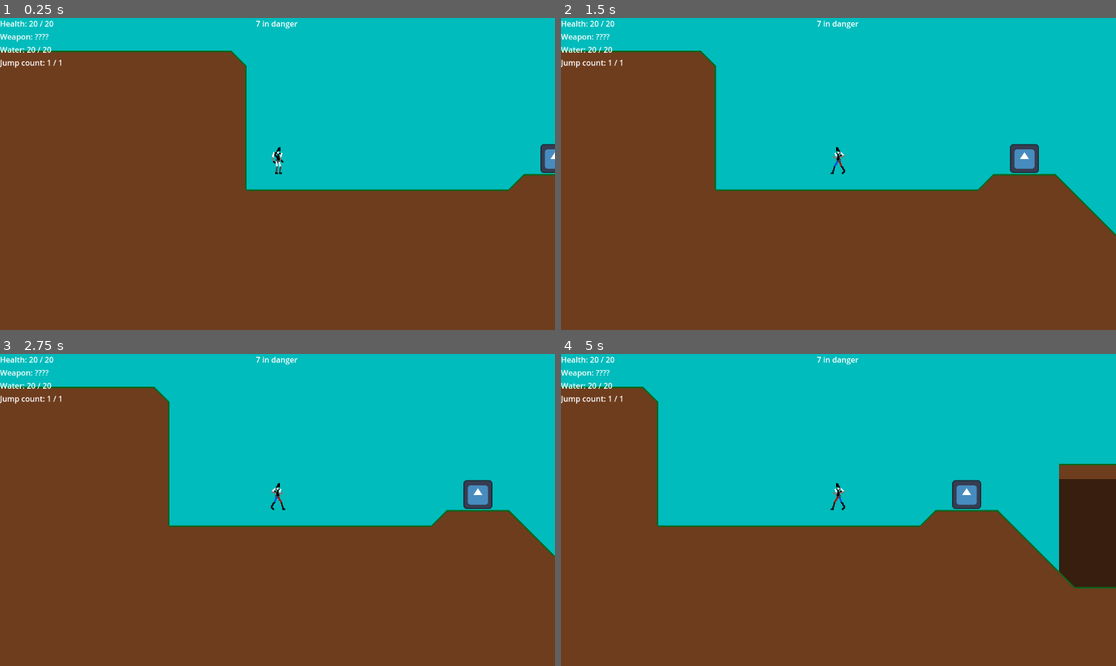
Above: before the commit, frames 1-4 (two rows, left to right).
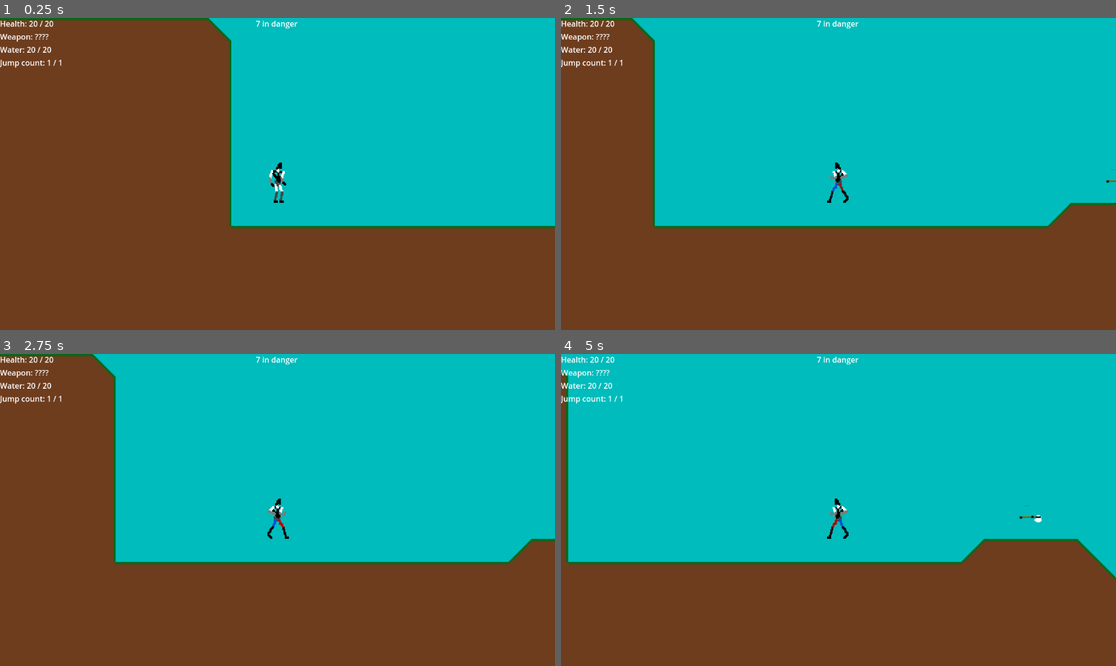
Above: after the commit, the same moments.

Repository: Chilly55/Realm-of-Rouges-Final
Game: Godot game, scene res://scenes/levels/Level_one.tscn
The game is run twice, just before and just after one commit, with the same random seed, the same clock (stepped at 60 frames per second) and the same inputs. The engine's default icon, where the game draws it, is replaced by a stand-in: a white triangle on a blue panel in a dark square.
Inputs (mouse positions are in pixels of both pictures, inside the frame that each line leads up to):
- Up to frame 1 (0.25 s): no input
- Up to frame 2 (1.5 s): tap Enter at 0.5 s; move the mouse to (960, 158) at 0.52 s; hold E (interact) 0.53-1.28 s; hold D (right) from 0.53 s (still down); tap W (jump) at 0.77 s; move the mouse to (727, 189) at 1.27 s; click (727, 189) at 1.35 s
- Up to frame 3 (2.75 s): tap W (jump) at 1.52 s; tap E (interact) at 1.55 s; move the mouse to (333, 441) at 2.02 s; release D (right) at 2.03 s; hold A (left) from 2.03 s (still down); hold E (interact) from 2.03 s (still down)
- Up to frame 4 (5 s): move the mouse to (810, 572) at 2.77 s; release A (left) at 2.78 s; release E (interact) at 2.78 s; hold D (right) 2.78-4.28 s; tap Mouse wheel down (last weapon) at 2.85 s; tap W (jump) at 3.02, 3.77, 4.52 s; tap E (interact) at 3.05, 3.8, 4.35 s; move the mouse to (1005, 556) at 3.52 s; hold Mouse wheel up (next weapon) 3.53-4.28 s; move the mouse to (672, 463) at 4.27 s; hold A (left) from 4.28 s (still down)

The runs differ from the first frame. In frame 1, 14% of the frame differs, in the area x 0-100%, y 0-68%; in frame 2, 18%; in frame 3, 17%; in frame 4, 23%, in the area x 0-100%, y 4-76%.
Error before the commit: Invalid operands 'float' and 'Vector2' in operator '-'. (res://scripts/actors/Player.gd:106)
Error after the commit: Invalid operands 'float' and 'Vector2' in operator '-'. (res://scripts/actors/Player.gd:108)

Commit message:
0.4

Diff:
--- a/NPC.gd
+++ b/NPC.gd
@@ -1,6 +1,7 @@
 extends CharacterBody2D
 @onready var timer = $Timer
 @onready var dialogue_box = $"Dialogue Box"
+@onready var animated_sprite_2d = $AnimatedSprite2D
 
 enum {
 	IDLE,
@@ -24,10 +25,11 @@
 func move(delta):
 	position =+ dir * speed * delta
 
-func interaction():
+func interaction(a_position:Vector2):
 	dialogue_box._npc_interaction()
 	dialogue_box.visible = true
 	timer.start()
+	animated_sprite_2d.flip_h = true if a_position.x < global_position.x else false
 
 func choose(array):
 	array.shuffle()
--- a/resources/Items/abilities/Axe.tres
+++ b/resources/Items/abilities/Axe.tres
@@ -1,8 +1,16 @@
-[gd_resource type="Resource" script_class="ItemResource" load_steps=4 format=3 uid="uid://buj8bxysewgwm"]
+[gd_resource type="Resource" script_class="ItemResource" load_steps=6 format=3 uid="uid://buj8bxysewgwm"]
 
 [ext_resource type="Script" path="res://scripts/resources/ItemResource.gd" id="1_8euhi"]
 [ext_resource type="Resource" uid="uid://c3t4mpv2p8fm0" path="res://resources/Projectiles/Axe.tres" id="1_cax11"]
-[ext_resource type="Texture2D" uid="uid://ccn1vtotoo544" path="res://icon.svg" id="2_wtpvn"]
+[ext_resource type="Texture2D" uid="uid://5l4h3prq1jmg" path="res://assets/sprites/Tilesets/Player.png" id="2_6tpf4"]
+
+[sub_resource type="AtlasTexture" id="AtlasTexture_qairo"]
+atlas = ExtResource("2_6tpf4")
+region = Rect2(256, 64, 32, 32)
+
+[sub_resource type="AtlasTexture" id="AtlasTexture_5ed0a"]
+atlas = ExtResource("2_6tpf4")
+region = Rect2(256, 64, 32, 32)
 
 [resource]
 script = ExtResource("1_8euhi")
@@ -12,5 +20,5 @@
 double_jump = true
 _projectile = ExtResource("1_cax11")
 ammo_type = "none"
-pick_up_sprite = ExtResource("2_wtpvn")
-weapon_sprite = ExtResource("2_wtpvn")
+pick_up_sprite = SubResource("AtlasTexture_qairo")
+weapon_sprite = SubResource("AtlasTexture_5ed0a")
--- a/resources/Items/abilities/Hose.tres
+++ b/resources/Items/abilities/Hose.tres
@@ -1,8 +1,12 @@
-[gd_resource type="Resource" script_class="ItemResource" load_steps=4 format=3 uid="uid://dw38bbfqy2qu6"]
+[gd_resource type="Resource" script_class="ItemResource" load_steps=5 format=3 uid="uid://dw38bbfqy2qu6"]
 
 [ext_resource type="Script" path="res://scripts/resources/ItemResource.gd" id="1_3fm70"]
 [ext_resource type="Resource" uid="uid://wjwmjxtnjmmu" path="res://resources/Projectiles/Water.tres" id="1_pm3i7"]
-[ext_resource type="Texture2D" uid="uid://ccn1vtotoo544" path="res://icon.svg" id="2_0c7uu"]
+[ext_resource type="Texture2D" uid="uid://5l4h3prq1jmg" path="res://assets/sprites/Tilesets/Player.png" id="2_dfltv"]
+
+[sub_resource type="AtlasTexture" id="AtlasTexture_vx5px"]
+atlas = ExtResource("2_dfltv")
+region = Rect2(256, 96, 32, 32)
 
 [resource]
 script = ExtResource("1_3fm70")
@@ -12,5 +16,5 @@
 double_jump = true
 _projectile = ExtResource("1_pm3i7")
 ammo_type = "water"
-pick_up_sprite = ExtResource("2_0c7uu")
-weapon_sprite = ExtResource("2_0c7uu")
+pick_up_sprite = SubResource("AtlasTexture_vx5px")
+weapon_sprite = SubResource("AtlasTexture_vx5px")
--- a/resources/Items/abilities/WaterContainer.tres
+++ b/resources/Items/abilities/WaterContainer.tres
@@ -1,7 +1,11 @@
-[gd_resource type="Resource" script_class="ItemResource" load_steps=3 format=3 uid="uid://bhi7y254w0hge"]
+[gd_resource type="Resource" script_class="ItemResource" load_steps=4 format=3 uid="uid://bhi7y254w0hge"]
 
 [ext_resource type="Script" path="res://scripts/resources/ItemResource.gd" id="1_r176t"]
-[ext_resource type="Texture2D" uid="uid://ccn1vtotoo544" path="res://icon.svg" id="1_vswd6"]
+[ext_resource type="Texture2D" uid="uid://5l4h3prq1jmg" path="res://assets/sprites/Tilesets/Player.png" id="1_vmd6h"]
+
+[sub_resource type="AtlasTexture" id="AtlasTexture_5kybf"]
+atlas = ExtResource("1_vmd6h")
+region = Rect2(160, 64, 32, 32)
 
 [resource]
 script = ExtResource("1_r176t")
@@ -10,4 +14,4 @@
 unlock_water = true
 double_jump = true
 ammo_type = "none"
-pick_up_sprite = ExtResource("1_vswd6")
+pick_up_sprite = SubResource("AtlasTexture_5kybf")
--- a/resources/Items/collectables/debug_collectable.tres
+++ b/resources/Items/collectables/debug_collectable.tres
@@ -1,8 +1,13 @@
-[gd_resource type="Resource" script_class="ItemResource" load_steps=4 format=3 uid="uid://cw2q1uv8dlxq5"]
+[gd_resource type="Resource" script_class="ItemResource" load_steps=6 format=3 uid="uid://cw2q1uv8dlxq5"]
 
 [ext_resource type="Resource" uid="uid://wjwmjxtnjmmu" path="res://resources/Projectiles/Water.tres" id="1_yeid5"]
+[ext_resource type="Texture2D" uid="uid://5l4h3prq1jmg" path="res://assets/sprites/Tilesets/Player.png" id="2_iqxf0"]
 [ext_resource type="Texture2D" uid="uid://ccn1vtotoo544" path="res://icon.svg" id="2_vcpch"]
 [ext_resource type="Script" path="res://scripts/resources/ItemResource.gd" id="3_wn7fq"]
+
+[sub_resource type="AtlasTexture" id="AtlasTexture_c41ao"]
+atlas = ExtResource("2_iqxf0")
+region = Rect2(193, 64, 32, 64)
 
 [resource]
 script = ExtResource("3_wn7fq")
@@ -11,5 +16,6 @@
 unlock_water = true
 double_jump = true
 _projectile = ExtResource("1_yeid5")
-pick_up_sprite = ExtResource("2_vcpch")
+ammo_type = "none"
+pick_up_sprite = SubResource("AtlasTexture_c41ao")
 weapon_sprite = ExtResource("2_vcpch")
--- a/resources/Projectiles/Axe.tres
+++ b/resources/Projectiles/Axe.tres
@@ -1,8 +1,13 @@
-[gd_resource type="Resource" script_class="ProjectileResource" load_steps=4 format=3 uid="uid://c3t4mpv2p8fm0"]
+[gd_resource type="Resource" script_class="ProjectileResource" load_steps=6 format=3 uid="uid://c3t4mpv2p8fm0"]
 
 [ext_resource type="Script" path="res://scripts/resources/ProjectileResource.gd" id="1_a4hk1"]
 [ext_resource type="AudioStream" uid="uid://8p73v2jvcu32" path="res://Sound Effects/axe_strike/axe strike.mp3" id="1_gnwkd"]
 [ext_resource type="AudioStream" uid="uid://chw3b5pke5thn" path="res://Sound Effects/axe_swing/axe swing.mp3" id="3_5mggt"]
+[ext_resource type="Texture2D" uid="uid://5l4h3prq1jmg" path="res://assets/sprites/Tilesets/Player.png" id="4_igif1"]
+
+[sub_resource type="AtlasTexture" id="AtlasTexture_3ejrs"]
+atlas = ExtResource("4_igif1")
+region = Rect2(224, 160, 32, 32)
 
 [resource]
 script = ExtResource("1_a4hk1")
@@ -12,3 +17,4 @@
 gravity = 0.0
 spawn_sound = ExtResource("3_5mggt")
 hit_sound = ExtResource("1_gnwkd")
+sprite = SubResource("AtlasTexture_3ejrs")
--- a/resources/Projectiles/Water.tres
+++ b/resources/Projectiles/Water.tres
@@ -1,7 +1,12 @@
-[gd_resource type="Resource" script_class="ProjectileResource" load_steps=3 format=3 uid="uid://wjwmjxtnjmmu"]
+[gd_resource type="Resource" script_class="ProjectileResource" load_steps=5 format=3 uid="uid://wjwmjxtnjmmu"]
 
 [ext_resource type="AudioStream" uid="uid://bwbclngur6h2o" path="res://Sound Effects/water/water-splash-80537.mp3" id="1_r8hg3"]
 [ext_resource type="Script" path="res://scripts/resources/ProjectileResource.gd" id="1_tdpr0"]
+[ext_resource type="Texture2D" uid="uid://5l4h3prq1jmg" path="res://assets/sprites/Tilesets/Player.png" id="3_ouo8f"]
+
+[sub_resource type="AtlasTexture" id="AtlasTexture_sx22s"]
+atlas = ExtResource("3_ouo8f")
+region = Rect2(224, 192, 32, 32)
 
 [resource]
 script = ExtResource("1_tdpr0")
@@ -10,3 +15,4 @@
 distance = 10000
 gravity = 1.0
 hit_sound = ExtResource("1_r8hg3")
+sprite = SubResource("AtlasTexture_sx22s")
--- a/scenes/actors/Player.tscn
+++ b/scenes/actors/Player.tscn
@@ -7,6 +7,10 @@
 [ext_resource type="PackedScene" uid="uid://bivbtviy0fawf" path="res://scenes/items/Pointer.tscn" id="5_4j5vs"]
 [ext_resource type="AudioStream" uid="uid://bwbclngur6h2o" path="res://Sound Effects/water/water-splash-80537.mp3" id="6_qjaqy"]
 
+[sub_resource type="AtlasTexture" id="AtlasTexture_5kybf"]
+atlas = ExtResource("3_gcnxs")
+region = Rect2(160, 64, 32, 32)
+
 [sub_resource type="AtlasTexture" id="AtlasTexture_wir4k"]
 atlas = ExtResource("3_gcnxs")
 region = Rect2(0, 0, 32, 64)
@@ -100,6 +104,12 @@
 collision_layer = 2
 script = ExtResource("1_pe5nh")
 _actor_resource = ExtResource("4_jj8wt")
+
+[node name="Pack" type="Sprite2D" parent="."]
+visible = false
+texture_filter = 1
+position = Vector2(0, -48)
+texture = SubResource("AtlasTexture_5kybf")
 
 [node name="Sprite2D" type="AnimatedSprite2D" parent="."]
 texture_filter = 1
@@ -168,6 +178,8 @@
 texture = SubResource("AtlasTexture_cx63u")
 
 [node name="Camera2D" type="Camera2D" parent="."]
+position = Vector2(0, -40)
+zoom = Vector2(1.5, 1.5)
 
 [node name="InteractionArea" type="Area2D" parent="."]
 collision_layer = 0
--- a/scenes/actors/dialogue_box.tscn
+++ b/scenes/actors/dialogue_box.tscn
@@ -30,6 +30,7 @@
 text = "Villager"
 
 [node name="Chat" type="RichTextLabel" parent="NinePatchRect"]
+layout_mode = 0
 offset_left = 22.0
 offset_top = 27.0
 offset_right = 390.0
--- a/scenes/actors/goblin.tscn
+++ b/scenes/actors/goblin.tscn
@@ -1,13 +1,17 @@
-[gd_scene load_steps=13 format=3 uid="uid://drj0y0bat3plp"]
+[gd_scene load_steps=16 format=3 uid="uid://drj0y0bat3plp"]
 
 [ext_resource type="Script" path="res://scripts/actors/goblin.gd" id="1_fyay3"]
 [ext_resource type="AudioStream" uid="uid://bprwba3wfm0n0" path="res://Sound Effects/fireball/fireball.mp3" id="2_88nk8"]
-[ext_resource type="Texture2D" uid="uid://ccn1vtotoo544" path="res://icon.svg" id="2_ieei5"]
 [ext_resource type="Script" path="res://scripts/resources/ProjectileResource.gd" id="2_j7oio"]
 [ext_resource type="PackedScene" uid="uid://bivbtviy0fawf" path="res://scenes/items/Pointer.tscn" id="3_jwq71"]
 [ext_resource type="Script" path="res://scripts/resources/ItemResource.gd" id="3_wdogx"]
 [ext_resource type="AudioStream" uid="uid://chw3b5pke5thn" path="res://Sound Effects/axe_swing/axe swing.mp3" id="4_moc7r"]
 [ext_resource type="Resource" uid="uid://f81326y8srsq" path="res://resources/actors/goblin.tres" id="5_qbsfp"]
+[ext_resource type="Texture2D" uid="uid://5l4h3prq1jmg" path="res://assets/sprites/Tilesets/Player.png" id="6_vtt7u"]
+
+[sub_resource type="AtlasTexture" id="AtlasTexture_yh57j"]
+atlas = ExtResource("6_vtt7u")
+region = Rect2(256, 192, 32, 32)
 
 [sub_resource type="Resource" id="Resource_t2xee"]
 script = ExtResource("2_j7oio")
@@ -17,6 +21,11 @@
 gravity = 0.0
 spawn_sound = ExtResource("4_moc7r")
 hit_sound = ExtResource("2_88nk8")
+sprite = SubResource("AtlasTexture_yh57j")
+
+[sub_resource type="AtlasTexture" id="AtlasTexture_d2mcy"]
+atlas = ExtResource("6_vtt7u")
+region = Rect2(256, 160, 32, 32)
 
 [sub_resource type="Resource" id="Resource_qf1sb"]
 script = ExtResource("3_wdogx")
@@ -26,6 +35,11 @@
 double_jump = true
 _projectile = SubResource("Resource_t2xee")
 ammo_type = "none"
+weapon_sprite = SubResource("AtlasTexture_d2mcy")
+
+[sub_resource type="AtlasTexture" id="AtlasTexture_bv8k4"]
+atlas = ExtResource("6_vtt7u")
+region = Rect2(0, 192, 32, 32)
 
 [sub_resource type="CircleShape2D" id="CircleShape2D_x18md"]
 radius = 200.0
@@ -41,8 +55,7 @@
 
 [node name="Sprite2D" type="Sprite2D" parent="."]
 position = Vector2(0, -11)
-scale = Vector2(0.18, 0.18)
-texture = ExtResource("2_ieei5")
+texture = SubResource("AtlasTexture_bv8k4")
 
 [node name="Pointer" parent="." instance=ExtResource("3_jwq71")]
 position = Vector2(0, -11)
--- a/scenes/actors/npc.tscn
+++ b/scenes/actors/npc.tscn
@@ -1,14 +1,18 @@
-[gd_scene load_steps=6 format=3 uid="uid://ctqr8tkijrci2"]
+[gd_scene load_steps=7 format=3 uid="uid://ctqr8tkijrci2"]
 
 [ext_resource type="Script" path="res://NPC.gd" id="1_vm2kl"]
-[ext_resource type="Texture2D" uid="uid://ccn1vtotoo544" path="res://icon.svg" id="2_looxt"]
+[ext_resource type="Texture2D" uid="uid://5l4h3prq1jmg" path="res://assets/sprites/Tilesets/Player.png" id="2_ha8nl"]
 [ext_resource type="PackedScene" uid="uid://ceulnjhkk665c" path="res://scenes/actors/dialogue_box.tscn" id="3_rg8dx"]
+
+[sub_resource type="AtlasTexture" id="AtlasTexture_dsmec"]
+atlas = ExtResource("2_ha8nl")
+region = Rect2(224, 64, 32, 64)
 
 [sub_resource type="SpriteFrames" id="SpriteFrames_pp4r5"]
 animations = [{
 "frames": [{
 "duration": 1.0,
-"texture": ExtResource("2_looxt")
+"texture": SubResource("AtlasTexture_dsmec")
 }],
 "loop": true,
 "name": &"IDLE",
@@ -16,7 +20,7 @@
 }]
 
 [sub_resource type="RectangleShape2D" id="RectangleShape2D_gs5oj"]
-size = Vector2(128, 126)
+size = Vector2(27, 58)
 
 [node name="NPC" type="CharacterBody2D"]
 collision_layer = 32
@@ -24,11 +28,13 @@
 script = ExtResource("1_vm2kl")
 
 [node name="AnimatedSprite2D" type="AnimatedSprite2D" parent="."]
+texture_filter = 1
+position = Vector2(0, -32)
 sprite_frames = SubResource("SpriteFrames_pp4r5")
 animation = &"IDLE"
 
 [node name="CollisionShape2D" type="CollisionShape2D" parent="."]
-position = Vector2(1, 1)
+position = Vector2(-0.5, -29)
 shape = SubResource("RectangleShape2D_gs5oj")
 
 [node name="Timer" type="Timer" parent="."]
--- a/scenes/interactable/water_fountain.tscn
+++ b/scenes/interactable/water_fountain.tscn
@@ -1,13 +1,17 @@
-[gd_scene load_steps=5 format=3 uid="uid://cdt51o7td317i"]
+[gd_scene load_steps=6 format=3 uid="uid://cdt51o7td317i"]
 
 [ext_resource type="Script" path="res://scripts/interactable/WaterFountain.gd" id="1_bhwry"]
-[ext_resource type="Texture2D" uid="uid://ccn1vtotoo544" path="res://icon.svg" id="2_hpmj2"]
+[ext_resource type="Texture2D" uid="uid://836h58uh0vcy" path="res://assets/sprites/Tilesets/Terrian.png" id="2_jhife"]
+
+[sub_resource type="AtlasTexture" id="AtlasTexture_c4yx1"]
+atlas = ExtResource("2_jhife")
+region = Rect2(0, 96, 64, 64)
 
 [sub_resource type="RectangleShape2D" id="RectangleShape2D_fhrou"]
-size = Vector2(94, 168)
+size = Vector2(64, 49)
 
 [sub_resource type="RectangleShape2D" id="RectangleShape2D_7s6ct"]
-size = Vector2(97, 174)
+size = Vector2(64, 48)
 
 [node name="WaterFountain" type="StaticBody2D"]
 collision_layer = 16
@@ -15,12 +19,12 @@
 script = ExtResource("1_bhwry")
 
 [node name="Sprite2D" type="Sprite2D" parent="."]
-position = Vector2(0, -83)
-scale = Vector2(0.729838, 1.30363)
-texture = ExtResource("2_hpmj2")
+texture_filter = 1
+position = Vector2(0, -32)
+texture = SubResource("AtlasTexture_c4yx1")
 
 [node name="CollisionShape2D" type="CollisionShape2D" parent="."]
-position = Vector2(0, -83)
+position = Vector2(0, -23.5)
 shape = SubResource("RectangleShape2D_fhrou")
 
 [node name="Area2D" type="Area2D" parent="."]
@@ -29,6 +33,7 @@
 collision_mask = 2
 
 [node name="CollisionShape2D" type="CollisionShape2D" parent="Area2D"]
+position = Vector2(0, 59)
 shape = SubResource("RectangleShape2D_7s6ct")
 
 [connection signal="body_entered" from="Area2D" to="." method="_on_area_2d_body_entered"]
--- a/scenes/items/ItemHolder.tscn
+++ b/scenes/items/ItemHolder.tscn
@@ -12,8 +12,9 @@
 script = ExtResource("1_mvhas")
 
 [node name="Sprite2D" type="Sprite2D" parent="."]
-scale = Vector2(0.47, 0.47)
+position = Vector2(0, -30)
 texture = ExtResource("1_wqhbq")
 
 [node name="CollisionShape2D" type="CollisionShape2D" parent="."]
+position = Vector2(0, -31)
 shape = SubResource("RectangleShape2D_frj2n")
--- a/scenes/items/Pointer.tscn
+++ b/scenes/items/Pointer.tscn
@@ -12,7 +12,7 @@
 script = ExtResource("1_nny07")
 
 [node name="Sprite2D" type="Sprite2D" parent="."]
-scale = Vector2(0.42, 0.03)
+texture_filter = 1
 texture = ExtResource("1_30m1l")
 
 [node name="CollisionShape2D" type="CollisionShape2D" parent="."]
--- a/scenes/items/base_projectile.tscn
+++ b/scenes/items/base_projectile.tscn
@@ -1,7 +1,6 @@
-[gd_scene load_steps=6 format=3 uid="uid://bvm3yvcklw1m3"]
+[gd_scene load_steps=5 format=3 uid="uid://bvm3yvcklw1m3"]
 
 [ext_resource type="Script" path="res://scripts/projectiles/base_projectile.gd" id="1_iihb1"]
-[ext_resource type="Resource" uid="uid://c3t4mpv2p8fm0" path="res://resources/Projectiles/Axe.tres" id="2_eht3f"]
 [ext_resource type="Texture2D" uid="uid://ccn1vtotoo544" path="res://icon.svg" id="3_l04q2"]
 
 [sub_resource type="CircleShape2D" id="CircleShape2D_qxu5g"]
@@ -13,11 +12,10 @@
 [node name="BaseProjectile" type="RigidBody2D" node_paths=PackedStringArray("projectile_collison_box")]
 collision_layer = 0
 script = ExtResource("1_iihb1")
-_projectile_resource = ExtResource("2_eht3f")
 projectile_collison_box = NodePath("Area2D")
 
 [node name="Sprite2D" type="Sprite2D" parent="."]
-scale = Vector2(0.105, 0.105)
+texture_filter = 1
 texture = ExtResource("3_l04q2")
 
 [node name="CollisionShape2D" type="CollisionShape2D" parent="."]
--- a/scenes/levels/Level_one.tscn
+++ b/scenes/levels/Level_one.tscn
@@ -108,8 +108,11 @@
 [node name="WaterFountain" parent="." instance=ExtResource("3_y1txd")]
 position = Vector2(2752, 448)
 
+[node name="WaterFountain2" parent="." instance=ExtResource("3_y1txd")]
+position = Vector2(4832, -352)
+
 [node name="NPC" parent="." instance=ExtResource("13_iumev")]
-position = Vector2(2512, 352)
+position = Vector2(2512, 416)
 
 [node name="Dialogue Box" parent="NPC" index="3" node_paths=PackedStringArray("map")]
 map = NodePath("../..")
@@ -137,15 +140,15 @@
 position = Vector2(1328, 240)
 
 [node name="ItemHolder" parent="." instance=ExtResource("7_8bsbp")]
-position = Vector2(832, 384)
+position = Vector2(832, 416)
 _item = ExtResource("8_kapw6")
 
 [node name="ItemHolder2" parent="." instance=ExtResource("7_8bsbp")]
-position = Vector2(5280, 384)
+position = Vector2(5280, 416)
 _item = ExtResource("9_tjn24")
 
 [node name="ItemHolder3" parent="." instance=ExtResource("7_8bsbp")]
-position = Vector2(4656, -416)
+position = Vector2(4656, -384)
 _item = ExtResource("10_x26yr")
 
 [node name="Slime Enemy2" parent="." instance=ExtResource("4_cb878")]
@@ -179,31 +182,31 @@
 position = Vector2(3184, -288)
 
 [node name="ItemHolder4" parent="." instance=ExtResource("7_8bsbp")]
-position = Vector2(4048, 672)
+position = Vector2(4048, 704)
 _item = ExtResource("12_fx66b")
 
 [node name="ItemHolder5" parent="." instance=ExtResource("7_8bsbp")]
-position = Vector2(4240, 672)
+position = Vector2(4240, 704)
 _item = ExtResource("12_fx66b")
 
 [node name="ItemHolder6" parent="." instance=ExtResource("7_8bsbp")]
-position = Vector2(5392, 384)
+position = Vector2(5392, 416)
 _item = ExtResource("12_fx66b")
 
 [node name="ItemHolder7" parent="." instance=ExtResource("7_8bsbp")]
-position = Vector2(5824, -160)
+position = Vector2(5824, -128)
 _item = ExtResource("12_fx66b")
 
 [node name="ItemHolder8" parent="." instance=ExtResource("7_8bsbp")]
-position = Vector2(3360, -320)
+position = Vector2(3360, -288)
 _item = ExtResource("12_fx66b")
 
 [node name="ItemHolder9" parent="." instance=ExtResource("7_8bsbp")]
-position = Vector2(3040, -320)
+position = Vector2(3040, -288)
 _item = ExtResource("12_fx66b")
 
 [node name="ItemHolder10" parent="." instance=ExtResource("7_8bsbp")]
-position = Vector2(4544, -384)
+position = Vector2(4544, -352)
 _item = ExtResource("12_fx66b")
 
 [editable path="NPC"]
--- a/scripts/actors/Player.gd
+++ b/scripts/actors/Player.gd
@@ -40,8 +40,10 @@
 @onready var sprite_2d := $Sprite2D
 @onready var sprite_2d_2 = $Sprite2D2
 @onready var interaction_area:Area2D = $InteractionArea
+@onready var pack = $Pack
 
 @onready var pointer:Pointer = $Pointer
+@onready var respawn_point:= global_position
 
 signal jump_change()
 signal water_compacity_change()
@@ -77,7 +79,7 @@
 
 	if event.is_action_pressed("interact") and interaction_area.has_overlapping_bodies():
 		var interactable = interaction_area.get_overlapping_bodies()[0]
-		interactable.interaction()
+		interactable.interaction(global_position)
 
 
 func _physics_process(delta):
@@ -123,6 +125,7 @@
 	var corrected_direction = 1 if point_direction > 0 else -1
 	sprite_2d.flip_h = true if corrected_direction == 1 else false
 	sprite_2d_2.flip_v = true if corrected_direction == 1 else false
+	pack.flip_h = true if corrected_direction == 1 else false
 
 	var speed_dis = clamp((face_direction * corrected_direction) * -1, -1, 1)
 	if velocity.x != 0:
@@ -147,7 +150,7 @@
 	if _weapons.size() == 0:
 		pointer.disable_pointer(true)
 	else:
-		pointer.change_projectile(get_current_gun()._projectile)
+		pointer.change_projectile(get_current_gun()._projectile,get_current_gun().weapon_sprite)
 		weapon.text = "Weapon: %s" % _weapons[weapon_index].item_name
 
 
@@ -178,8 +181,14 @@
 	if item.item_type == "ability" and item not in _abilities:  # if the item is an ability
 		_abilities.append(item)
 		if item.unlock_water:
+			pack.visible = true
 			can_use_water = true
 		if item.double_jump:
 			jump_count_max += 1
 
 	body.queue_free()
+
+func die():
+	super()
+	change_health(max_health)
+	global_position = respawn_point
--- a/scripts/actors/goblin.gd
+++ b/scripts/actors/goblin.gd
@@ -11,18 +11,20 @@
 
 const SPEED = 300.0
 const JUMP_VELOCITY = -400.0
+@onready var sprite_2d = $Sprite2D
 
 # Get the gravity from the project settings to be synced with RigidBody nodes.
 var gravity = ProjectSettings.get_setting("physics/2d/default_gravity")
 
 func _ready():
 	super()
-	pointer.change_projectile(_weapon._projectile)
+	pointer.change_projectile(_weapon._projectile, _weapon.weapon_sprite)
 
 func _physics_process(delta):
 	if target:
 		var target_position = target.global_position + Vector2(0, -32)
 		pointer.point_pointer(target_position)
+		sprite_2d.flip_h = true if target_position.x < global_position.x else false
 		if can_fire:
 			pointer.fire(target_position)
 			can_fire = false
--- a/scripts/interactable/WaterFountain.gd
+++ b/scripts/interactable/WaterFountain.gd
@@ -23,6 +23,8 @@
 
 func _on_area_2d_body_entered(body):
 	player = body
+	var new_respawn = Vector2(global_position.x, global_position.y - 15)
+	player.respawn_point = new_respawn if player.respawn_point != new_respawn else player.respawn_point
 	timer.start()
 
 
--- a/scripts/items/Pointer.gd
+++ b/scripts/items/Pointer.gd
@@ -10,11 +10,17 @@
 var projectile:ProjectileResource
 var disabled = true
 
+func _process(delta):
+	var point_direction = (global_position - emitter.global_position).normalized().x
+	sprite_2d.flip_v = true if point_direction > 0 else false
+
 func disable_pointer(disable:bool):
 	disabled = disable
 	sprite_2d.visible = !disable
 
-func change_projectile(projectile_resource:ProjectileResource):
+func change_projectile(projectile_resource:ProjectileResource, texture:Texture):
+	if texture:
+		sprite_2d.texture = texture
 	projectile = projectile_resource
 	disable_pointer(false)
 
--- a/scripts/projectiles/base_projectile.gd
+++ b/scripts/projectiles/base_projectile.gd
@@ -7,14 +7,18 @@
 @export var projectile_force : float
 @export_flags_2d_physics var collison = 0b0000
 @onready var area_2d = $Area2D
+@onready var sprite_2d = $Sprite2D
 
 
 func set_up(pos:Vector2, direction:Vector2):
 	position = pos
 	projectile_force = ((-2.0 * _projectile_resource.distance) / (_projectile_resource.life_time ** 2)) * -1
 	linear_velocity = direction * projectile_force
+	sprite_2d.texture = _projectile_resource.sprite
 	top_level = true
 
+func _process(delta):
+	sprite_2d.rotation = linear_velocity.normalized().angle()
 
 # Called when the node enters the scene tree for the first time.
 func _ready():
--- a/scripts/resources/ItemResource.gd
+++ b/scripts/resources/ItemResource.gd
@@ -16,9 +16,9 @@
 @export var _projectile:ProjectileResource
 @export_enum('none', 'water') var ammo_type = 'none'
 @export_category("Sprites")
-@export var pick_up_sprite:CompressedTexture2D
+@export var pick_up_sprite:Texture
 # Weapons
-@export var weapon_sprite:CompressedTexture2D
+@export var weapon_sprite:Texture
 @export_category("Sounds")
 @export var pick_up_sound:AudioStream
 
--- a/scripts/resources/ProjectileResource.gd
+++ b/scripts/resources/ProjectileResource.gd
@@ -9,3 +9,5 @@
 @export_category("sounds")
 @export var spawn_sound:AudioStream
 @export var hit_sound:AudioStream
+@export_category("sprites")
+@export var sprite:Texture
Binary file changed: assets/sprites/Tilesets/Player.png
Binary file changed: assets/sprites/Tilesets/Terrian.png
Not shown: 1 places in scenes/actors/Player.tscn that only renumber resources
Not shown, changed: assets/sprites/Tilesets/Player.xcf
Not shown, changed: assets/sprites/Tilesets/Terrian.xcf
Not shown, changed: info/ChangeLog.md
